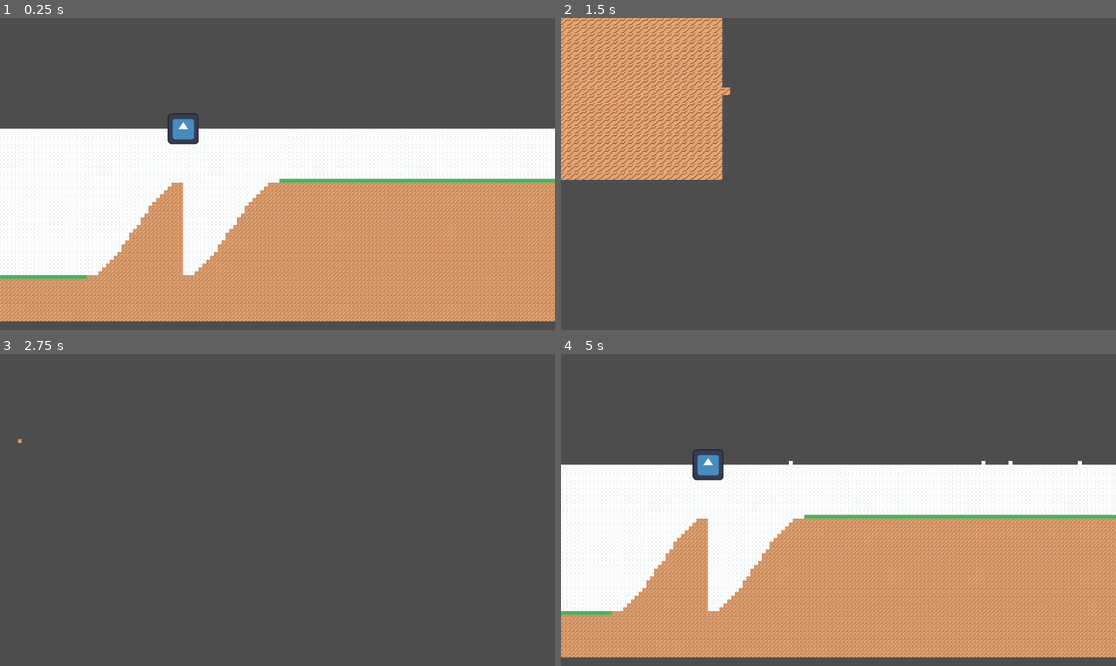
Above: before the commit, frames 1-4 (two rows, left to right).
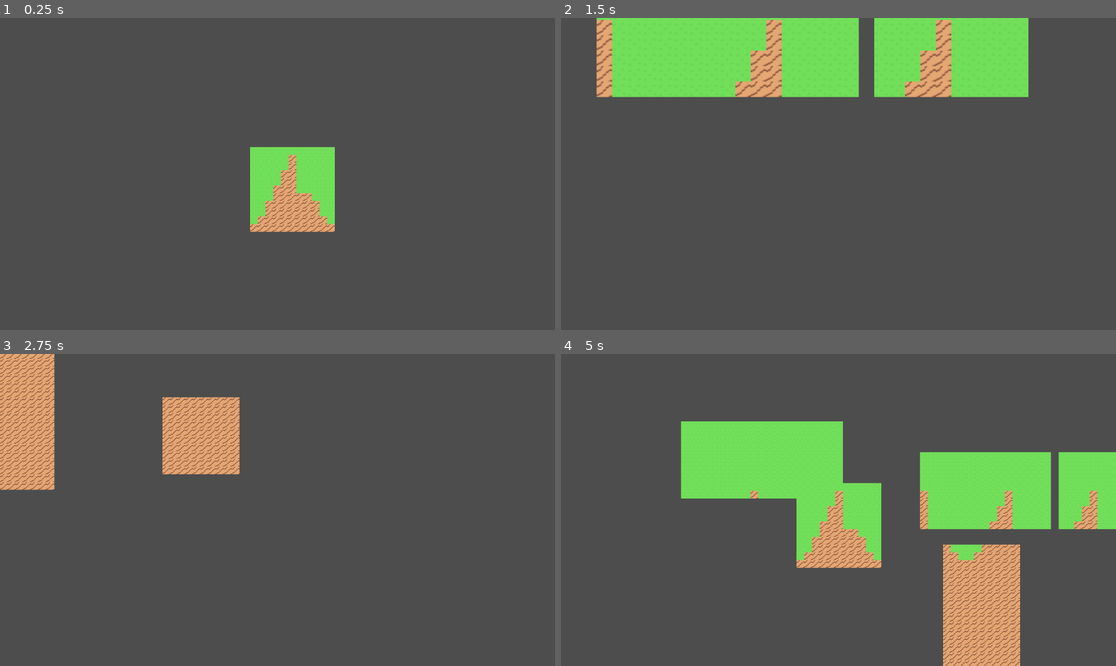
Above: after the commit, the same moments.

Repository: digiur/wild
Game: Godot game, scene res://scenes/biome_template.tscn
Two runs of this game, one before a commit and one after it. Both use one fixed random seed, a clock stepped at 60 frames per second and the inputs below. The engine's default icon, where the game draws it, is replaced by a stand-in: a white triangle on a blue panel in a dark square.
Inputs (mouse positions are in pixels of both pictures, inside the frame that each line leads up to):
- Up to frame 1 (0.25 s): no input
- Up to frame 2 (1.5 s): tap Enter at 0.5 s; move the mouse to (960, 158) at 0.52 s; hold Right (ui_right) 0.53-1.28 s; tap Space at 0.6, 0.77, 1.07 s; click (960, 158) at 0.67 s; move the mouse to (727, 189) at 1.27 s; hold Down (ui_down) from 1.28 s (still down); tap Q at 1.35 s; click (727, 189) at 1.42 s
- Up to frame 3 (2.75 s): tap Space at 1.52, 1.55, 1.82, 2.3 s; move the mouse to (333, 441) at 2.02 s; release Down (ui_down) at 2.03 s; hold Right (ui_right) from 2.03 s (still down); tap E at 2.1 s; click (333, 441) at 2.17 s
- Up to frame 4 (5 s): move the mouse to (810, 572) at 2.77 s; release Right (ui_right) at 2.78 s; hold Up (ui_up) 2.78-3.53 s; tap Space at 2.85, 3.02, 3.32, 3.77, 3.8, 4.07, 4.52, 4.55, 4.82 s; click (810, 572) at 2.92 s; move the mouse to (1005, 556) at 3.52 s; hold Left (ui_left) from 3.53 s (still down); tap Q at 3.6 s; click (1005, 556) at 3.67 s; move the mouse to (672, 463) at 4.27 s; tap E at 4.35 s; click (672, 463) at 4.42 s

The runs differ from the first frame. In frame 1, 61% of the frame differs, in the area x 0-100%, y 30-98%; in frame 2, 28%; in frame 3, 7.7%; in frame 4, 64%, in the area x 0-100%, y 21-100%.

Commit message:
cleanup tileZone script

Diff:
--- a/scenes/biome_template.tscn
+++ b/scenes/biome_template.tscn
@@ -1,29 +1,28 @@
-[gd_scene load_steps=11 format=3 uid="uid://b5km2p75uf1e6"]
+[gd_scene load_steps=10 format=3 uid="uid://dc06a0uiwajg"]
 
 [ext_resource type="Script" path="res://scripts/tile_world.gd" id="2_heltt"]
 [ext_resource type="TileSet" uid="uid://hfa5pqqfenmq" path="res://resources/debug_tileset.tres" id="2_narmt"]
 [ext_resource type="Script" path="res://scripts/curve_octave.gd" id="3_ho2oa"]
 [ext_resource type="Script" path="res://scripts/noise_octave.gd" id="4_4wcvl"]
 [ext_resource type="Script" path="res://scripts/debug_camera.gd" id="5_rpn0y"]
-[ext_resource type="Texture2D" uid="uid://b1i4qug7ycwrp" path="res://icon.svg" id="6_mrseq"]
 
 [sub_resource type="Curve" id="Curve_sf1iy"]
 min_value = -1.0
-_data = [Vector2(0, -1), 0.0, 0.0, 0, 0, Vector2(1, 1), 0.0, 0.0, 0, 0]
-point_count = 2
+_data = [Vector2(0, -1), 0.0, 0.0, 0, 0, Vector2(0.506775, 1), 0.0, 0.0, 0, 0, Vector2(0.509485, 0.00419736), 0.0, 0.0, 0, 0, Vector2(0.99998, -1), 0.0, 0.0, 0, 0]
+point_count = 4
 script = ExtResource("3_ho2oa")
 amp = 1.0
-freq = 2.0
+freq = 1.0
 enabled = true
-wrapMode = 3
+wrapMode = 0
 
 [sub_resource type="Curve" id="Curve_ms1eu"]
 min_value = -1.0
 _data = [Vector2(0, -1), 0.0, 0.0, 0, 0, Vector2(0.244095, -1), 0.0, 0.0, 0, 0, Vector2(0.254593, 1), 0.0, 0.0, 0, 0, Vector2(0.737533, 1), 0.0, 0.0, 0, 0, Vector2(0.745407, -1), 0.0, 0.0, 0, 0]
 point_count = 5
 script = ExtResource("3_ho2oa")
-amp = 0.5
-freq = 5.0
+amp = 1.0
+freq = 1.0
 enabled = false
 wrapMode = 0
 
@@ -35,9 +34,11 @@
 
 [sub_resource type="Curve" id="Curve_074pv"]
 min_value = -1.0
+_data = [Vector2(0, -1), 0.0, 0.0, 0, 0, Vector2(1, 1), 0.0, 0.0, 0, 0]
+point_count = 2
 script = ExtResource("3_ho2oa")
-amp = 0.0
-freq = 2.0
+amp = 1.0
+freq = 1.0
 enabled = false
 wrapMode = 0
 
@@ -47,19 +48,16 @@
 tile_set = ExtResource("2_narmt")
 format = 2
 script = ExtResource("2_heltt")
-curveSize = Vector2i(50, 50)
-genLeft = 100
-genRight = 100
+zoneSize = Vector2i(11, 11)
+curveSize = Vector2i(11, 11)
 curveOctaves = Array[ExtResource("3_ho2oa")]([SubResource("Curve_sf1iy"), SubResource("Curve_ms1eu")])
 noiseOctaves = Array[ExtResource("4_4wcvl")]([SubResource("FastNoiseLite_5oice")])
 soilOctave = SubResource("Curve_074pv")
 rockTilemapVector = Vector2i(0, 3)
 soilTilemapVector = Vector2i(1, 1)
+emptyTilemapVector = Vector2i(2, 3)
 
 [node name="DebugCamera2D" type="Camera2D" parent="."]
-position = Vector2(391, 188)
-zoom = Vector2(0.5, 0.5)
+position = Vector2(57, 56)
 script = ExtResource("5_rpn0y")
-
-[node name="Sprite2D" type="Sprite2D" parent="."]
-texture = ExtResource("6_mrseq")
+speed = 10.0
--- a/scenes/debug_sampling.tscn
+++ b/scenes/debug_sampling.tscn
@@ -1,6 +1,8 @@
-[gd_scene load_steps=4 format=3 uid="uid://salu5nkys1yk"]
+[gd_scene load_steps=8 format=3 uid="uid://salu5nkys1yk"]
 
 [ext_resource type="Script" path="res://scripts/debug_sampling.gd" id="1_53cwv"]
+[ext_resource type="Script" path="res://scripts/curve_octave.gd" id="2_tdbx5"]
+[ext_resource type="Script" path="res://scripts/noise_octave.gd" id="3_g3ns1"]
 
 [sub_resource type="Curve" id="Curve_y7nq3"]
 _data = [Vector2(0, 0), 0.0, 0.0, 0, 0, Vector2(1, 1), 0.0, 0.0, 0, 0]
@@ -10,7 +12,26 @@
 noise_type = 0
 fractal_octaves = 1
 
+[sub_resource type="Curve" id="Curve_cam4y"]
+min_value = -1.0
+_data = [Vector2(0, -1), 0.0, 0.0, 0, 0, Vector2(1, 1), 0.0, 0.0, 0, 0]
+point_count = 2
+script = ExtResource("2_tdbx5")
+amp = 1.0
+freq = 1.0
+enabled = true
+wrapMode = 0
+
+[sub_resource type="FastNoiseLite" id="FastNoiseLite_fday1"]
+fractal_octaves = 1
+script = ExtResource("3_g3ns1")
+amp = 1.0
+scale = 1000.0
+enabled = true
+
 [node name="DebugSampling" type="Node"]
 script = ExtResource("1_53cwv")
 curve = SubResource("Curve_y7nq3")
 noise = SubResource("FastNoiseLite_jeoum")
+curveOctave = SubResource("Curve_cam4y")
+noiseOctave = SubResource("FastNoiseLite_fday1")
--- a/scripts/curve_octave.gd
+++ b/scripts/curve_octave.gd
@@ -4,8 +4,8 @@
 
 enum CurveWrapMode {WRAP, MIRROR, FLIP, FLAT}
 
-@export var amp:float = 0.5
-@export var freq:float = 2
+@export var amp:float = 1
+@export var freq:float = 1
 @export var enabled:bool = true
 @export var wrapMode:CurveWrapMode = CurveWrapMode.WRAP
 
@@ -15,7 +15,7 @@
 
 func sampleOctave(i:float) -> float:
 
-	print(i)
+	#print(i)
 	match wrapMode:
 		CurveWrapMode.WRAP:
 			i = fposmod(i * freq, 1)
@@ -33,6 +33,6 @@
 				i = 0
 			else:
 				i = fposmod(i * freq, 1)
-	print(i)
+	#print(i)
 
 	return amp * sample(i) * (enabled as int)
--- a/scripts/debug_sampling.gd
+++ b/scripts/debug_sampling.gd
@@ -2,16 +2,62 @@
 
 @export var curve:Curve
 @export var noise:FastNoiseLite
+@export var curveOctave:CurveOctave
+@export var noiseOctave:NoiseOctave
 
 func _ready() -> void:
 
+	print("=======================================")
+	var min:float = INF
+	var max:float = -INF
 	for i:float in range(101):
 		var j:float = i / 100
-		print("curve ", j, " ", curve.sample(j))
+		var sample:float = curve.sample(j)
+		min = minf(sample, min)
+		max = maxf(sample, max)
+		print("curve ", j, " ", sample)
 
+	print("min ", min)
+	print("max ", max)
+
+
+	print("=======================================")
+	min = INF
+	max = -INF
 	for i:float in range(101):
 		var j:float = i * 10
-		print("noise ", j, " ", noise.get_noise_1d(j))
+		var sample:float = noise.get_noise_1d(j)
+		min = minf(sample, min)
+		max = maxf(sample, max)
+		print("noise ", j, " ", sample)
 
-	for i:float in range(-10,10,1):
-		print("fposmod ", i/3, " ", fposmod(i/3, 1))
+	print("min ", min)
+	print("max ", max)
+
+
+	print("=======================================")
+	min = INF
+	max = -INF
+	for i:float in range(101):
+		var j:float = i / 100
+		var sample:float = curveOctave.sampleOctave(j)
+		min = minf(sample, min)
+		max = maxf(sample, max)
+		print("curveOctave ", j, " ", sample)
+
+	print("min ", min)
+	print("max ", max)
+
+
+	print("=======================================")
+	min = INF
+	max = -INF
+	for i:float in range(101):
+		var j:float = i * 10
+		var sample:float = noiseOctave.sampleOctave(j)
+		min = minf(sample, min)
+		max = maxf(sample, max)
+		print("noiseOctave ", j, " ", sample)
+
+	print("min ", min)
+	print("max ", max)
--- a/scripts/noise_octave.gd
+++ b/scripts/noise_octave.gd
@@ -1,7 +1,7 @@
 class_name NoiseOctave
 extends FastNoiseLite
 
-@export var amp:float = 0.25
+@export var amp:float = 1
 @export var scale:float = 1000
 @export var enabled:bool = true
 
--- a/scripts/tile_world.gd
+++ b/scripts/tile_world.gd
@@ -1,13 +1,12 @@
-class_name TileWorld
+class_name TileZone
 extends TileMap
 
+enum TileType {ROCK, SOIL, EMPTY}
+
 @export_group("Zone")
-@export var curveSize:Vector2i = Vector2i(1000, 200)
-
-@export var genLeft:int = 0
-@export var genRight:int = 0
-@export var genUp:int = 0
-@export var genDown:int = 0
+@export var zoneSize:Vector2i = Vector2i(1000, 200)
+@export var curveSize:Vector2i = Vector2i(500, 100)
+@export var curveOffset:Vector2i = Vector2i(0,0)
 
 @export_group("Curves")
 @export var curveOctaves: Array[CurveOctave] = []
@@ -22,16 +21,16 @@
 @export_group("Debug")
 @export var camera:Camera2D
 @export var generateViewportCells:bool = false
+@export var generateMouseRadius:int = 5
 
 @onready var tileSize:int = tile_set.tile_size.x
 
 func _ready() -> void:
-	for x:int in range(-genLeft, curveSize.x + genRight):
-		for y:int in range(-genUp, curveSize.y + genDown):
-			generate_tile(Vector2i(x,y))
+	for x:int in range(zoneSize.x):
+		for y:int in range(zoneSize.y):
+			set_tile(Vector2i(x,y), getTileType(Vector2i(x,y)))
 
 func _process(_delta: float) -> void:
-
 	if camera == null or not generateViewportCells:
 		return
 
@@ -46,46 +45,71 @@
 			var tilePos:Vector2i = local_to_map(Vector2(x, y))
 
 			if get_cell_source_id(0, tilePos) == -1:
-				generate_tile(tilePos)
+				set_tile(tilePos, getTileType(tilePos))
 
-func generate_tile(tilePos:Vector2i) -> void:
-	var worldPos:Vector2 = Vector2.ZERO
-	worldPos.x = (tilePos.x as float + 0.5) / curveSize.x as float + 0.5
-	worldPos.y = (-tilePos.y as float + 0.5) / curveSize.y  as float
+func set_tile(tilePos:Vector2i, tileType:TileType) -> void:
+	if tileType == TileType.EMPTY:
+		set_cell(0, tilePos, 0, emptyTilemapVector)
+	if tileType == TileType.ROCK:
+		set_cell(0, tilePos, 0, rockTilemapVector)
+	if tileType == TileType.SOIL:
+		set_cell(0, tilePos, 0, soilTilemapVector)
 
+
+func getTileType(tilePos:Vector2i) -> TileType:
+
+	var curvePos:Vector2 = map_to_curve(tilePos)
+	var elevation:float = curve_to_elevation(curvePos)
+	var soil:float = curve_to_soil(curvePos)
+
+	if curvePos.y > elevation + (soil if soil >= 0 else 0.0):
+		return TileType.EMPTY
+
+	elif curvePos.y < elevation + (soil if soil <= 0 else 0.0):
+		return TileType.ROCK
+
+	else:
+		return TileType.SOIL
+
+func map_to_curve(tilePos:Vector2i) -> Vector2:
+	var curvePos:Vector2 = Vector2.ZERO
+	curvePos.x = (tilePos.x as float) / (curveSize.x as float)
+	curvePos.y = ((curveSize.y/2 - tilePos.y) as float) / (curveSize.y  as float)
+	return curvePos
+
+func curve_to_elevation(curvePos:Vector2) -> float:
 	var elevation:float = 0
 	var ampSum:float = 0
 
 	for octave:CurveOctave in curveOctaves:
-		elevation += octave.sampleOctave(worldPos.x)
+		elevation += octave.sampleOctave(curvePos.x)
 		ampSum += octave.amp
 
 	for octave:NoiseOctave in noiseOctaves:
-		elevation += octave.sampleOctave(worldPos.x)
+		elevation += octave.sampleOctave(curvePos.x)
 		ampSum += octave.amp
 
-	elevation /= ampSum
-	elevation -= 1
-	elevation *= 0.5
+	return elevation / ampSum
 
-	var soil:float = soilOctave.sampleOctave(worldPos.x)
-
-	if worldPos.y > elevation + (soil if soil >= 0 else 0.0):
-		set_cell(0, tilePos, 0, emptyTilemapVector)
-
-	elif worldPos.y < elevation + (soil if soil <= 0 else 0.0):
-		set_cell(0, tilePos, 0, rockTilemapVector)
-
-	else:
-		set_cell(0, tilePos, 0, soilTilemapVector)
+func curve_to_soil(curvePos:Vector2) -> float:
+	return soilOctave.sampleOctave(curvePos.x)
 
 func _input(event:InputEvent) -> void:
 	if event is InputEventKey:
 		var keyEvent:InputEventKey = event as InputEventKey
 		if keyEvent.keycode == KEY_SPACE and (keyEvent.pressed or keyEvent.echo):
-			generate_tile(local_to_map(get_local_mouse_position()))
+			var tilePos:Vector2i = local_to_map(get_local_mouse_position())
+			for x:int in range(tilePos.x - generateMouseRadius, tilePos.x + generateMouseRadius):
+				for y:int in range(tilePos.y - generateMouseRadius, tilePos.y + generateMouseRadius):
+					set_tile(Vector2i(x,y), getTileType(Vector2i(x,y)))
 
 	if event is InputEventMouseButton:
 		var mouseEvent:InputEventMouseButton = event as InputEventMouseButton
 		if mouseEvent.button_index == MOUSE_BUTTON_LEFT and mouseEvent.pressed:
-			generate_tile(local_to_map(get_local_mouse_position()))
+			var tilePos:Vector2i = local_to_map(get_local_mouse_position())
+			var curvePos:Vector2 = Vector2.ZERO
+			curvePos.x = (tilePos.x as float) / (curveSize.x as float)
+			curvePos.y = (((curveSize.y / 2 - tilePos.y) * 2) as float) / (curveSize.y  as float)
+			print(".")
+			print("tilePos ",tilePos)
+			print("curvePos ",curvePos)
